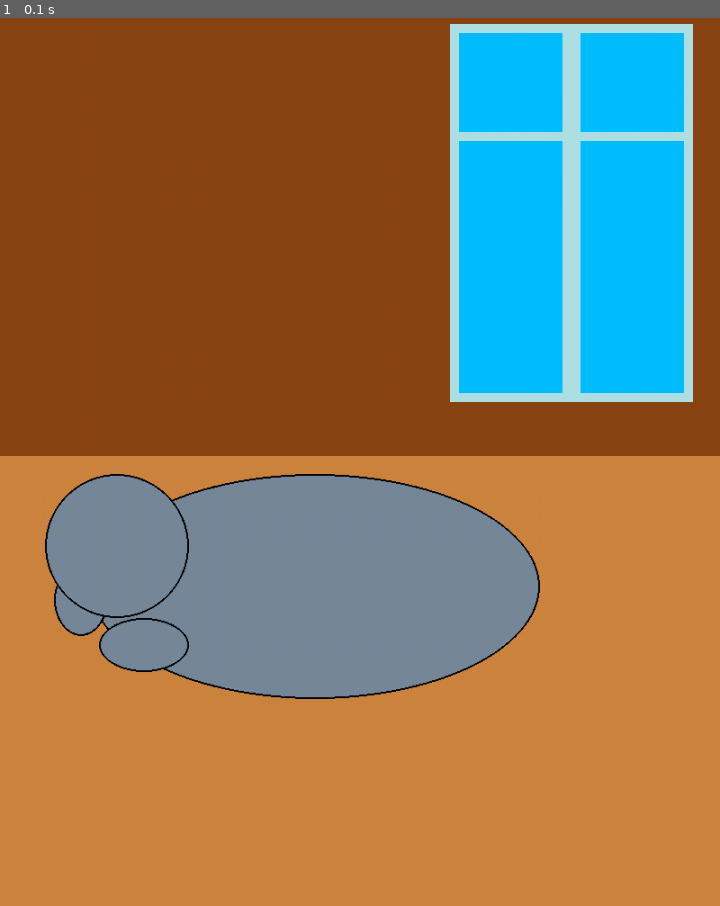
Above: before the commit, frame 1.
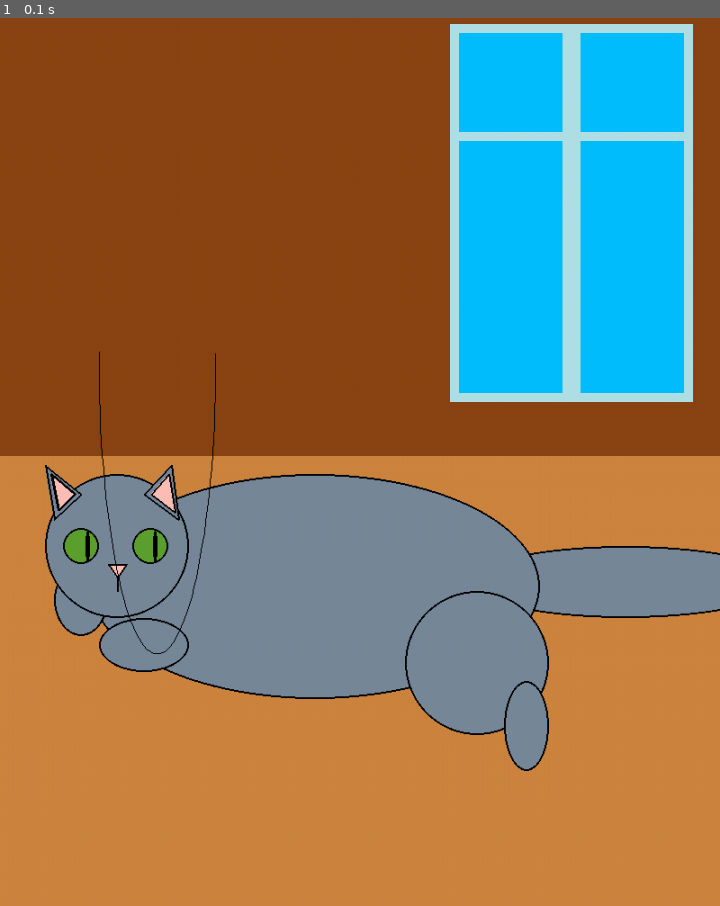
Above: after the commit, the same moment.

Repository: leitodzr/training
Game: pygame game, started from lab3/pygame_homework_8_cat.py
The game is run twice, just before and just after one commit, with the same random seed, the same clock (stepped at 60 frames per second) and the same inputs.
Inputs:
- Up to frame 1 (0.1 s): no input

The runs differ from the first frame. In frame 1, 4.5% of the frame differs, in the area x 6-100%, y 37-85%.

Commit message:
test изменений

Diff:
--- a/lab3/pygame_homework_8_cat.py
+++ b/lab3/pygame_homework_8_cat.py
@@ -6,8 +6,7 @@
 
 screen = pygame.display.set_mode((800, 1000))
 
-#cat_tail
-ellipse(screen, (0, 0, 0), (600, 520, 500, 250), 2)
+
 #main
 rect(screen, (139, 69, 19), (0, 0, 800, 500))
 rect(screen, (205, 133, 63), (0, 500, 800, 500))
@@ -17,6 +16,9 @@
 rect(screen, (0, 191, 255), (645, 30, 115, 110))
 rect(screen, (0, 191, 255), (510, 150, 115, 280))
 rect(screen, (0, 191, 255), (645, 150, 115, 280))
+#cat_tail
+ellipse(screen, (119, 136, 153), (520, 600, 350, 80), 0)
+ellipse(screen, (0, 0, 0), (520, 600, 350, 80), 2)
 #cat_main
 ellipse(screen, (119, 136, 153),(100, 520, 500, 250 ))
 ellipse(screen, (0, 0, 0),(100, 520, 500, 250 ), 2)
@@ -29,7 +31,34 @@
 #cat_head
 circle(screen, (119, 136, 153), (130, 600), 80, 0)
 circle(screen, (0, 0, 0), (130, 600), 80, 2)
-
+#cat_foot
+circle(screen, (119, 136, 153), (530, 730), 80, 0)
+circle(screen, (0, 0, 0), (530, 730), 80, 2)
+ellipse(screen, (119, 136, 153),(560, 750, 50, 100 ))
+ellipse(screen, (0, 0, 0),(560, 750, 50, 100 ), 2)
+#cat_ear_left
+pygame.draw.polygon(screen, (119, 136, 153), ((50, 510), (90, 542), (60, 570)))
+pygame.draw.polygon(screen, (0, 0, 0), ((50, 510), (90, 542), (60, 570)), 2)
+pygame.draw.polygon(screen, (252, 190, 182), ((57, 520), (83, 542), (65, 560)))
+pygame.draw.polygon(screen, (0, 0, 0), ((57, 520), (83, 542), (65, 560)), 3)
+#cat_ear_right
+pygame.draw.polygon(screen, (119, 136, 153), ((190, 510), (160, 542), (198, 570)))
+pygame.draw.polygon(screen, (0, 0, 0), ((190, 510), (160, 542), (198, 570)), 2)
+pygame.draw.polygon(screen, (252, 190, 182), ((187, 520), (168, 542), (194, 562)))
+pygame.draw.polygon(screen, (0, 0, 0), ((187, 520), (168, 542), (194, 562)), 2)
+#cat_eye_left
+circle(screen, (93, 161, 48), (90, 600), 20)
+circle(screen, (0, 0, 0), (90, 600), 20, 2)
+ellipse(screen, (0, 0 ,0), (95, 583, 5, 35 ))
+#cat_eye_right
+circle(screen, (93, 161, 48), (167, 600), 20)
+circle(screen, (0, 0, 0), (167, 600), 20, 2)
+ellipse(screen, (0, 0 ,0), (170, 583, 5, 35 ))
+#cat_nose
+polygon(screen, (252, 190, 182), ((120, 620), (140, 620), (130, 635)))
+polygon(screen, (0, 0, 0), ((120, 620), (140, 620), (130, 635)), 2)
+line(screen, (0, 0, 0), (130, 635), (130, 650), 2)
+arc(screen, (0, 0, 0), (110, 50, 130, 670), 3.14, 2*3.14)
 
 
 
